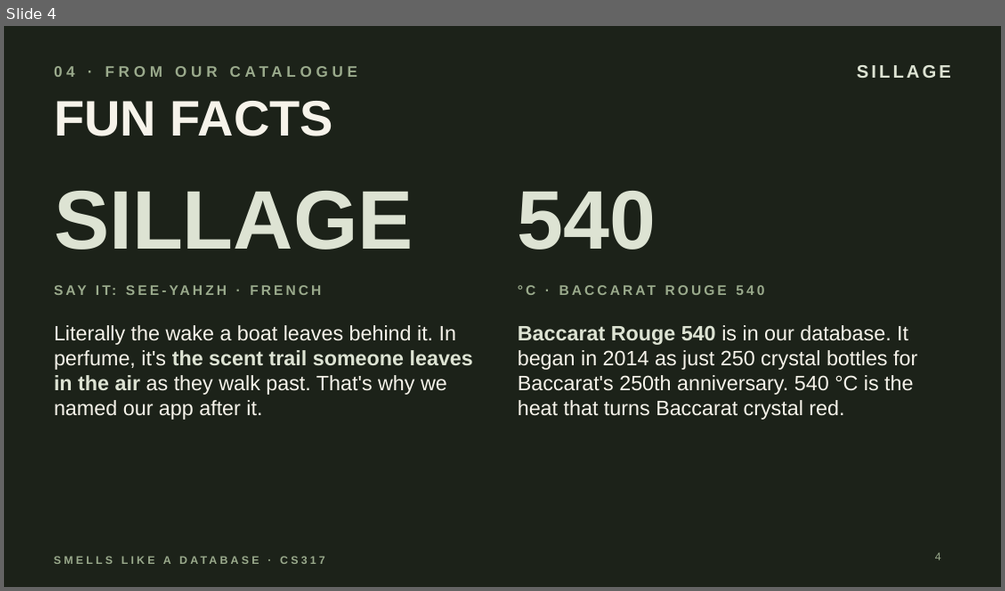
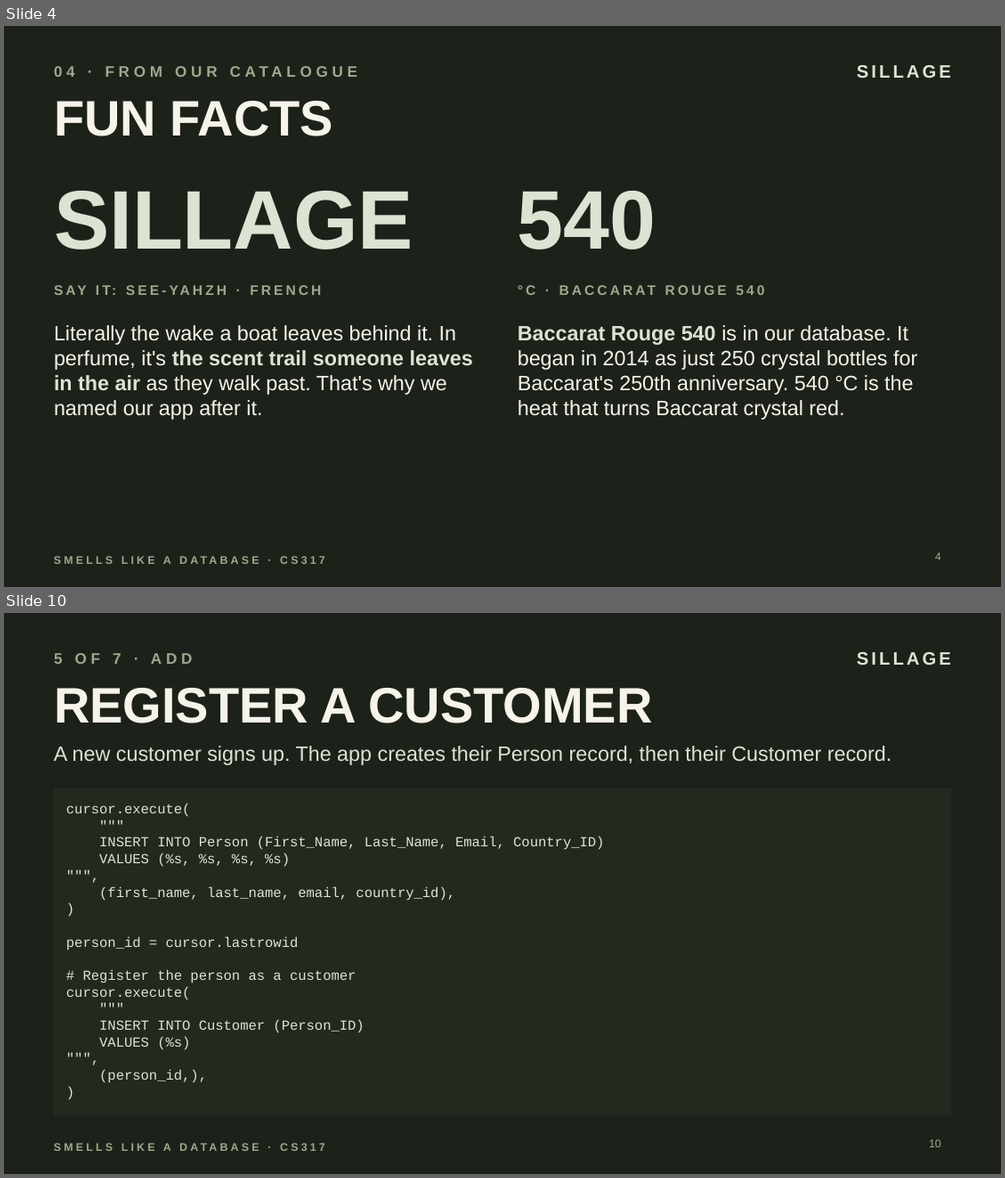
Before and after one commit to t-drape/Smells_Like_A_Database, a slide deck: CS317_Smells_Like_a_Database.pptx. Shown one above the other, each under a label of ours: slide 4 before the commit, slides 4 and 10 after it; the slides between them are not shown. The pictures are 1005x591 and 1005x1178 pixels, drawn with LibreOffice and Linux fonts; fonts in the diff are those of the drawing. Boxes give left, top, right and bottom in pixels: in the first picture for what was removed or moved away, otherwise in the second. Text is boxed around its words. In the diff, an @@ line names an element or a change of style, - is before the commit and + after.

```diff
--- a/CS317_Smells_Like_a_Database.pptx
+++ b/CS317_Smells_Like_a_Database.pptx
@@ slide 10 added at (4, 613, 1001, 1174), background #1C2219; not listed: 2 template elements that a slide beside it also shows @@
@@ text added at (54, 653, 192, 664), 11 pt, text #9AAA8C, bold @@
+5 OF 7 · ADD
@@ title added at (54, 688, 652, 723), 36 pt, text #F6F3EA, bold @@
+REGISTER A CUSTOMER
@@ text added at (54, 746, 892, 765), 15 pt, text #DDE3D3 @@
+A new customer signs up. The app creates their Person record, then their Customer record.
@@ rectangle added at (54, 787, 951, 1117), fill #23291F, 10 pt, text #DDE3D3 @@
+cursor.execute(
+"""
+INSERT INTO Person (First_Name, Last_Name, Email, Country_ID)
+VALUES (%s, %s, %s, %s)
+""",
+(first_name, last_name, email, country_id),
+)
+person_id = cursor.lastrowid
+# Register the person as a customer
+cursor.execute(
+"""
+INSERT INTO Customer (Person_ID)
+VALUES (%s)
+""",
+(person_id,),
+)
@@ page number added at (929, 1139, 941, 1147), 8 pt, text #9AAA8C @@
+10
```
Also in this commit, not shown: 9 other slides added.
